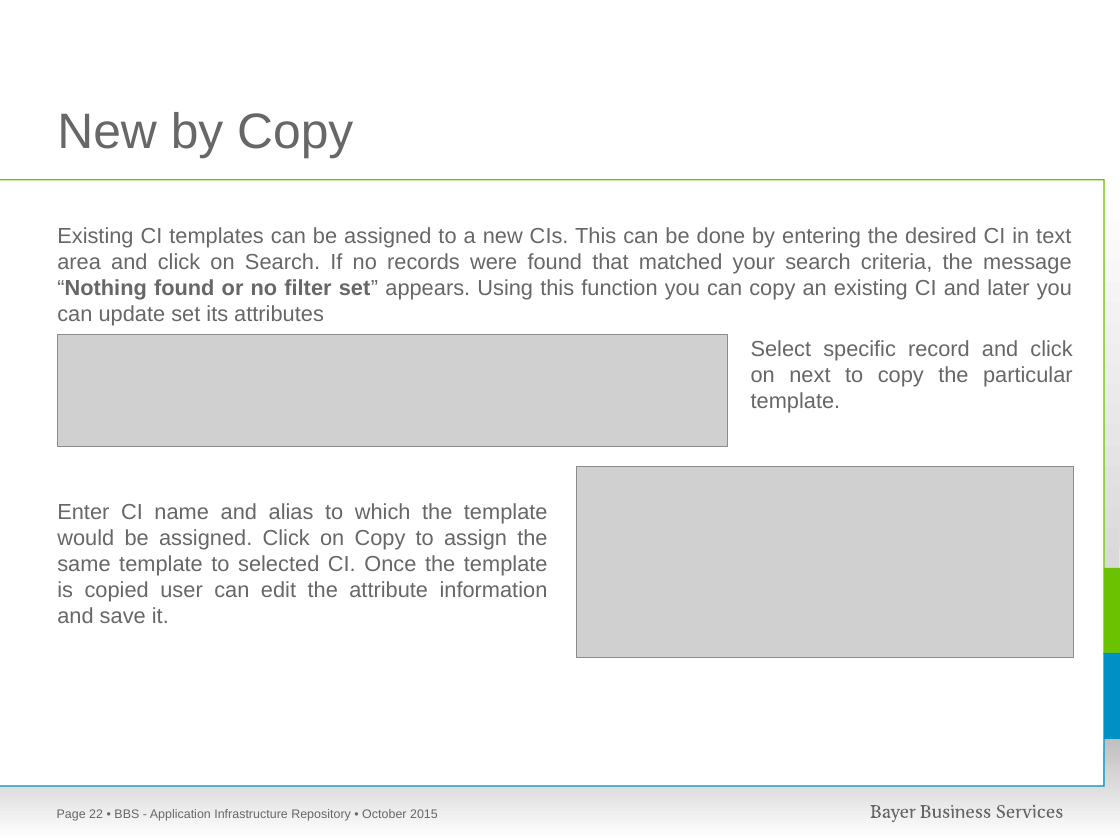
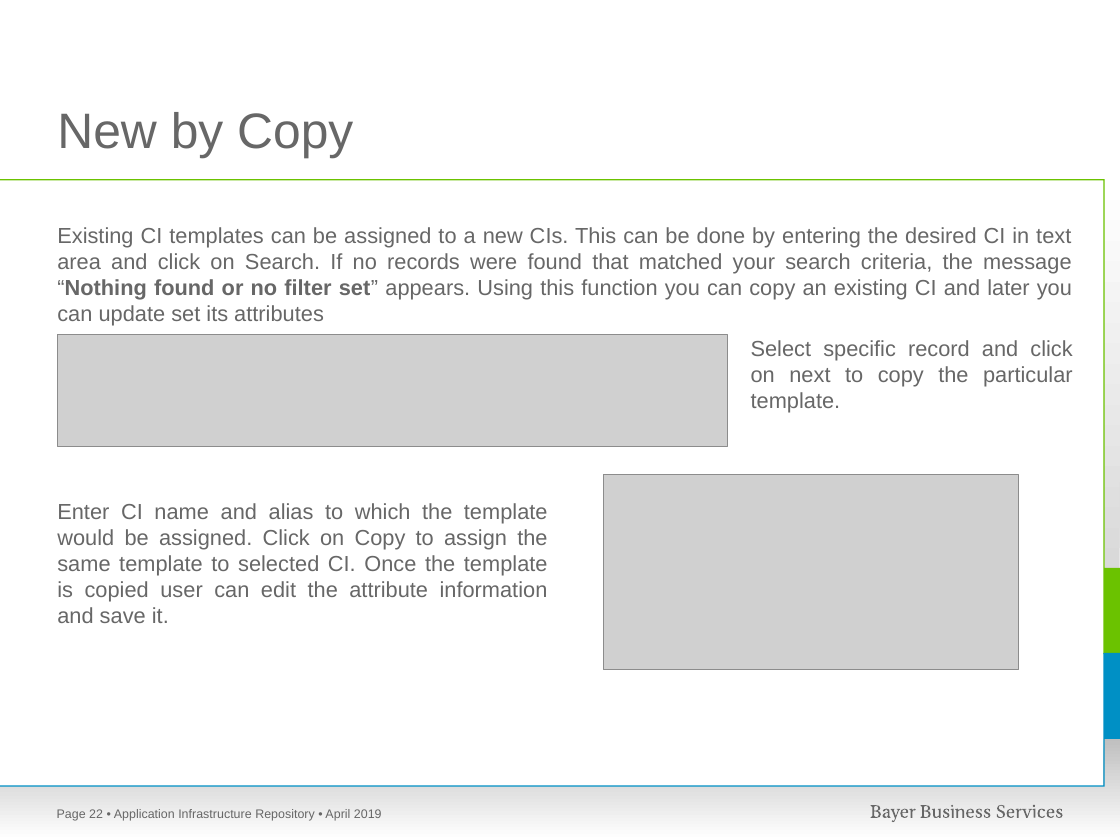
Before and after one commit to kavitamohite/AIR, a slide deck: slide 22 of AIR_2.00/WebRoot/doc/TrainingManual.pptx. Drawn at 1120x840 pixels with LibreOffice and Linux fonts; fonts in the diff are those of the drawing; grey boxes stand for pictures; background and template pictures are left out. Boxes give left, top, right and bottom in pixels: in the first picture for what was removed or moved away, otherwise in the second. Text is boxed around its words. In the diff, an @@ line names an element or a change of style, - is before the commit and + after.

```diff
--- a/AIR_2.00/WebRoot/doc/TrainingManual.pptx
+++ b/AIR_2.00/WebRoot/doc/TrainingManual.pptx
@@ picture: place and size @@
-picture at bbox=[577, 467, 1073, 657]
+picture at bbox=[603, 475, 1018, 670]
@@ text at bbox=[114, 809, 382, 821]: text changed @@
-• BBS - Application Infrastructure Repository • October 2015
+• Application Infrastructure Repository • April 2019
```
Also in this commit, not shown: 29 other slides changed, 9 slides added, 6 other files.
